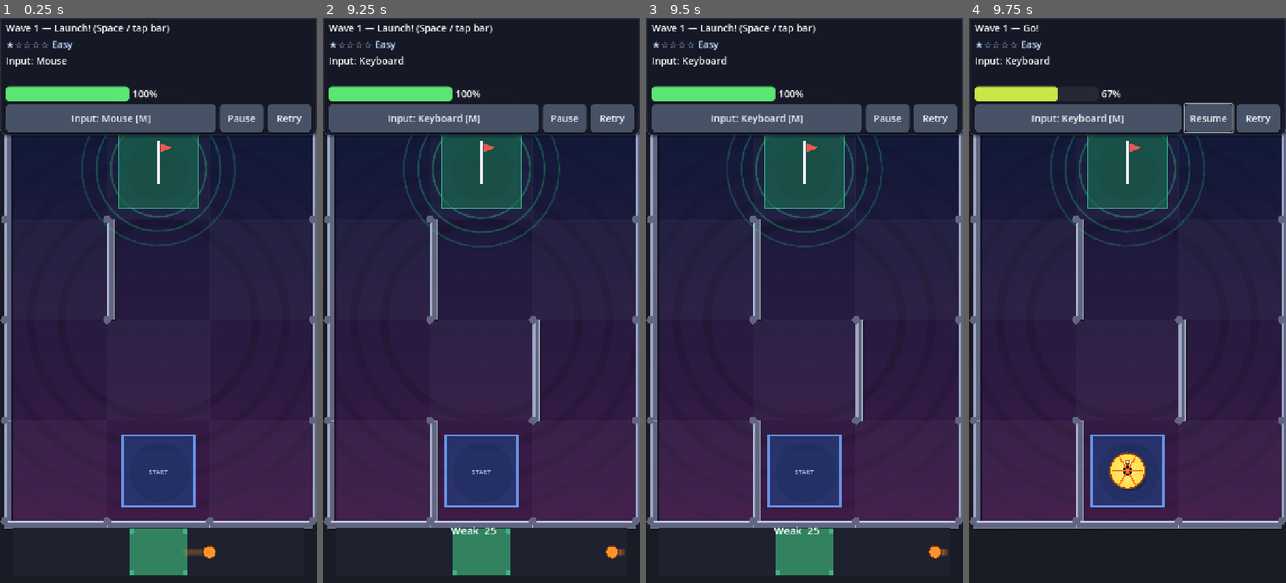
Above: before the commit, frames 1-4 (left to right).
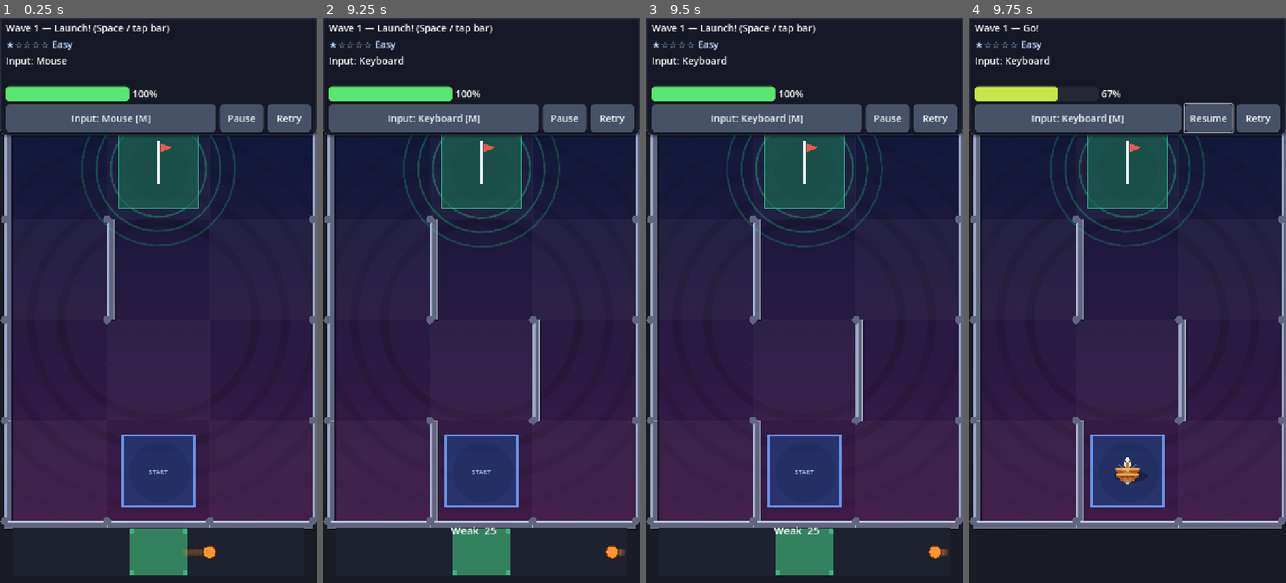
Above: after the commit, the same moments.

Repository: mhaiprojects/Spinning-Top-Maze
Game: Godot game, scene res://scenes/main.tscn
Two runs of this game, one before a commit and one after it. Both use one fixed random seed, a clock stepped at 60 frames per second and the inputs below.
Inputs (mouse positions are in pixels of both pictures, inside the frame that each line leads up to):
- Up to frame 1 (0.25 s): no input
- Up to frame 2 (9.25 s): click "Retry" at 0.5 s; click "Retry" at 1.25 s; click "Retry" at 2 s; click "Input: Mouse [M]" at 2.75 s; click "Input: Keyboard [M]" at 3.5 s; click "Input: Drag [M]" at 4.25 s; click "Input: Tilt [M]" at 5 s; click "Pause" at 5.75 s; move the mouse to (551, 272) at 6.52 s; hold Right 6.53-7.25 s; tap Keypad Enter at 6.6 s; click (551, 272) at 6.67 s; drag from (418, 328) to (481, 170) at 7.27 s; tap Enter at 8 s; move the mouse to (513, 176) at 8.02 s; hold Right 8.03-8.75 s; tap M at 8.1 s; drag from (465, 413) to (386, 215) at 8.77 s
- Up to frame 3 (9.5 s): no input
- Up to frame 4 (9.75 s): tap Space at 9.5 s; move the mouse to (1222, 385) at 9.52 s; hold Left from 9.53 s (still down); tap Enter at 9.6 s

Frames 1-3 are identical in both runs. In frame 4, 0.6% of the frame differs, in the area x 44-57%, y 76-84%.

Commit message:
2026-11-18 23:14 AEDT: classic top art and fall animations
Redraw the top as a conical painted toy with stem, tip, and spin bands.
Goal landings ease to the pad, spin down, and tip over before victory_complete;
zero power runs a one-second tumble before fell_over. Victory no longer skips
straight to the cleared overlay.

Co-authored-by: Cursor <cursoragent@cursor.com>

Diff:
--- a/scripts/spinning_top.gd
+++ b/scripts/spinning_top.gd
@@ -3,8 +3,11 @@
 ## Top-down spinning top: tilt force, spin power, wall bounce loss.
 
 signal fell_over
+signal victory_complete
 signal power_changed(value: float)
 signal hit_wall
+
+enum FallKind { NONE, POWER, GOAL }
 
 const MIN_HIT_LOSS := 3.0
 const MAX_HIT_POWER_LOSS := 12.0
@@ -15,10 +18,15 @@
 const MAX_LINEAR_SPEED := 520.0
 const RADIUS := 40.0
 const TRAIL_LEN := 18
+const FALL_ANIM := 1.0
 
 var spin_power: float = 100.0
 var _falling := false
 var _fall_t := 0.0
+var _fall_kind: FallKind = FallKind.NONE
+var _goal_target := Vector2.ZERO
+var _goal_start := Vector2.ZERO
+var _fall_power_start := 100.0
 var _wobble_phase := 0.0
 var _last_hit_ms := 0
 var _run_active := false
@@ -74,6 +82,8 @@
 
 
 func set_run_active(active: bool) -> void:
+	if _fall_kind != FallKind.NONE:
+		return
 	_run_active = active
 	if active:
 		collision_layer = 1
@@ -97,17 +107,37 @@
 	power_changed.emit(spin_power)
 
 
+func start_goal_victory(target: Vector2) -> void:
+	_fall_kind = FallKind.GOAL
+	_falling = false
+	_fall_t = 0.0
+	_goal_target = target
+	_goal_start = global_position
+	_fall_power_start = spin_power
+	_run_active = false
+	collision_layer = 0
+	collision_mask = 0
+	freeze = true
+	linear_velocity = Vector2.ZERO
+
+
+func fall_kind() -> int:
+	return int(_fall_kind)
+
+
 func _physics_process(delta: float) -> void:
+	if _fall_kind == FallKind.GOAL:
+		_advance_goal_fall(delta)
+		return
+	if _fall_kind == FallKind.POWER:
+		_advance_power_fall(delta)
+		return
 	if not _run_active:
 		return
-	if _falling:
-		_fall_t += delta
-		queue_redraw()
-		return
 	spin_power = maxf(0.0, spin_power - _decay_rate * delta)
 	power_changed.emit(spin_power)
 	if spin_power <= 0.0:
-		call_deferred("_begin_fall")
+		_begin_power_fall()
 		return
 	var tin: Node = get_tree().root.get_node_or_null("TiltInput")
 	if tin and tin.has_method("set_top_world_position"):
@@ -117,13 +147,41 @@
 		if sleeping:
 			sleeping = false
 		apply_central_force(tilt * STEER_FORCE * (0.35 + 0.65 * spin_power / 100.0))
+	if linear_velocity.length() > MAX_LINEAR_SPEED:
+		linear_velocity = linear_velocity.normalized() * MAX_LINEAR_SPEED
 	_wobble_phase += delta * (8.0 + spin_power * 0.12)
 	var spin_rate: float = (spin_power / 100.0) * 24.0
 	angular_velocity = lerp(angular_velocity, spin_rate, 0.15)
-	if linear_velocity.length() > MAX_LINEAR_SPEED:
-		linear_velocity = linear_velocity.normalized() * MAX_LINEAR_SPEED
 	_push_trail()
 	queue_redraw()
+
+
+func _advance_goal_fall(delta: float) -> void:
+	_fall_t += delta
+	var u: float = clampf(_fall_t / FALL_ANIM, 0.0, 1.0)
+	var glide: float = clampf(u / 0.55, 0.0, 1.0)
+	var ease: float = glide * glide * (3.0 - 2.0 * glide)
+	global_position = _goal_start.lerp(_goal_target, ease)
+	spin_power = lerpf(_fall_power_start, 8.0, ease)
+	power_changed.emit(spin_power)
+	if u > 0.55:
+		_falling = true
+	if _fall_t >= FALL_ANIM:
+		_fall_kind = FallKind.NONE
+		_falling = false
+		victory_complete.emit()
+	queue_redraw()
+
+
+func _advance_power_fall(delta: float) -> void:
+	_fall_t += delta
+	_falling = true
+	spin_power = maxf(0.0, spin_power - 80.0 * delta)
+	power_changed.emit(spin_power)
+	queue_redraw()
+	if _fall_t >= FALL_ANIM:
+		_fall_kind = FallKind.NONE
+		_emit_fell_over()
 
 
 func _push_trail() -> void:
@@ -133,7 +191,6 @@
 	_trail_line.clear_points()
 	var i := 0
 	for p in _trail:
-		var alpha: float = float(i) / float(maxi(_trail.size() - 1, 1))
 		_trail_line.add_point(to_local(p))
 		i += 1
 	var c: Color = _trail_line.default_color
@@ -141,15 +198,18 @@
 	_trail_line.default_color = c
 
 
-func _begin_fall() -> void:
-	if _falling or not _run_active:
-		return
+func _begin_power_fall() -> void:
+	if _fall_kind != FallKind.NONE:
+		return
+	_fall_kind = FallKind.POWER
+	_fall_t = 0.0
 	_falling = true
-	_fall_t = 0.0
 	linear_velocity = Vector2.ZERO
 	angular_velocity = 0.0
-	set_run_active(false)
-	call_deferred("_emit_fell_over")
+	freeze = true
+	collision_layer = 0
+	collision_mask = 0
+	_run_active = false
 
 
 func _emit_fell_over() -> void:
@@ -157,15 +217,15 @@
 
 
 func is_fallen() -> bool:
-	return _falling
+	return _fall_kind == FallKind.POWER
 
 
 func fall_progress() -> float:
-	return clampf(_fall_t / 0.45, 0.0, 1.0)
+	return clampf(_fall_t / FALL_ANIM, 0.0, 1.0)
 
 
 func apply_wall_hit(impact_speed: float, spark_local: Vector2 = Vector2.ZERO) -> void:
-	if not _run_active or _falling:
+	if not _run_active or _fall_kind != FallKind.NONE:
 		return
 	var now: int = Time.get_ticks_msec()
 	if now - _last_hit_ms < HIT_COOLDOWN_MS:
@@ -186,7 +246,7 @@
 
 
 func _on_body_entered(body: Node) -> void:
-	if not _run_active or _falling:
+	if not _run_active or _fall_kind != FallKind.NONE:
 		return
 	if body.is_in_group("hazard_zone"):
 		call_deferred("_apply_wall_hit_deferred", 25.0)
@@ -209,6 +269,7 @@
 
 func reset_top(pos: Vector2, power: float) -> void:
 	_falling = false
+	_fall_kind = FallKind.NONE
 	_fall_t = 0.0
 	global_position = pos
 	linear_velocity = Vector2.ZERO
@@ -221,31 +282,56 @@
 
 
 func _draw() -> void:
-	draw_circle(Vector2(6, 8), RADIUS * 0.95, Color(0, 0, 0, 0.22))
-	var wobble: float = 0.0
-	if not _falling:
-		wobble = (1.0 - spin_power / 100.0) * 11.0 * sin(_wobble_phase)
-	var tilt_draw: float = wobble * 0.03
-	draw_set_transform(Vector2.ZERO, tilt_draw, Vector2.ONE)
-	var body_col := Color(1.0, 0.88, 0.28)
-	var rim_col := Color(0.62, 0.25, 0.1)
-	var stripe_col := Color(1.0, 0.45, 0.12)
-	if _falling:
+	var shadow_scale := Vector2(1.15, 0.42)
+	draw_set_transform(Vector2(8, 12), 0.0, shadow_scale)
+	draw_circle(Vector2.ZERO, RADIUS * 0.82, Color(0, 0, 0, 0.28))
+	draw_set_transform(Vector2.ZERO, 0.0, Vector2.ONE)
+	var wobble: float = (1.0 - spin_power / 100.0) * 14.0 * sin(_wobble_phase)
+	var precess: float = wobble * 0.04
+	if _falling or _fall_kind == FallKind.GOAL:
 		var t: float = fall_progress()
-		draw_set_transform(Vector2.ZERO, rotation + t * PI * 0.5, Vector2.ONE.lerp(Vector2(1.3, 0.35), t))
-		body_col = body_col.lerp(Color(0.45, 0.42, 0.4), t)
-	for ring_i in 4:
-		var rr: float = RADIUS * (1.0 - float(ring_i) * 0.18)
-		var col: Color = body_col.lerp(Color(1, 1, 1), float(ring_i) * 0.08)
-		draw_circle(Vector2.ZERO, rr, col)
-	draw_arc(Vector2.ZERO, RADIUS, 0, TAU, 40, Color(1, 0.95, 0.75, 0.35), 2.0)
-	draw_arc(Vector2.ZERO, RADIUS, 0, TAU, 40, rim_col, 3.5)
-	draw_circle(Vector2.ZERO, RADIUS * 0.28, Color(0.12, 0.08, 0.06))
-	var spoke_n := int(5 + spin_power / 18.0)
-	for i in spoke_n:
-		var a: float = rotation + TAU * float(i) / float(spoke_n) + _wobble_phase * 0.4
-		draw_line(Vector2.ZERO, Vector2(cos(a), sin(a)) * (RADIUS * 0.9), stripe_col, 3.5)
-	var tip := Vector2(0, -RADIUS * 0.48).rotated(rotation + wobble * 0.06)
-	draw_circle(tip, 6.0, rim_col)
-	draw_circle(tip, 3.0, Color(1, 0.9, 0.7))
+		precess += t * 0.9
+		draw_set_transform(Vector2.ZERO, precess, Vector2(1.0 + t * 0.25, 0.55 + t * 0.35))
+	else:
+		draw_set_transform(Vector2.ZERO, precess, Vector2.ONE)
+	var spin_ang: float = _wobble_phase * (1.2 + spin_power * 0.02)
+	_draw_classic_body(spin_ang)
 	draw_set_transform(Vector2.ZERO, 0.0, Vector2.ONE)
+
+
+func _draw_classic_body(spin_ang: float) -> void:
+	var wood_a := Color(0.72, 0.38, 0.14)
+	var wood_b := Color(0.95, 0.62, 0.22)
+	var wood_c := Color(0.55, 0.28, 0.1)
+	var pts := PackedVector2Array([
+		Vector2(-RADIUS * 0.72, -RADIUS * 0.15),
+		Vector2(RADIUS * 0.72, -RADIUS * 0.15),
+		Vector2(RADIUS * 0.38, RADIUS * 0.55),
+		Vector2(0, RADIUS * 0.72),
+		Vector2(-RADIUS * 0.38, RADIUS * 0.55),
+	])
+	draw_colored_polygon(pts, wood_a)
+	for band_i in 4:
+		var by: float = lerpf(-RADIUS * 0.12, RADIUS * 0.5, float(band_i) / 4.0)
+		var col: Color = wood_b if band_i % 2 == 0 else wood_c
+		draw_line(Vector2(-RADIUS * 0.65, by), Vector2(RADIUS * 0.65, by), col, 5.0)
+	var stripe_n := 10
+	for i in stripe_n:
+		var a: float = spin_ang + TAU * float(i) / float(stripe_n)
+		draw_line(
+			Vector2.ZERO,
+			Vector2(cos(a), sin(a)) * RADIUS * 0.62,
+			Color(1, 0.9, 0.55, 0.25),
+			3.0
+		)
+	draw_circle(Vector2(0, -RADIUS * 0.35), RADIUS * 0.2, Color(0.92, 0.88, 0.82))
+	draw_rect(Rect2(-RADIUS * 0.08, -RADIUS * 0.62, RADIUS * 0.16, RADIUS * 0.42), Color(0.75, 0.45, 0.2))
+	draw_circle(Vector2(0, -RADIUS * 0.62), RADIUS * 0.12, Color(0.9, 0.92, 0.95))
+	draw_circle(Vector2(0, RADIUS * 0.64), RADIUS * 0.12, Color(0.55, 0.56, 0.6))
+	draw_circle(Vector2(0, RADIUS * 0.68), RADIUS * 0.05, Color(0.95, 0.95, 1.0))
+	var hi := PackedVector2Array([
+		Vector2(-RADIUS * 0.35, -RADIUS * 0.1),
+		Vector2(-RADIUS * 0.05, -RADIUS * 0.22),
+		Vector2(-RADIUS * 0.22, RADIUS * 0.15),
+	])
+	draw_colored_polygon(hi, Color(1, 1, 1, 0.18))
